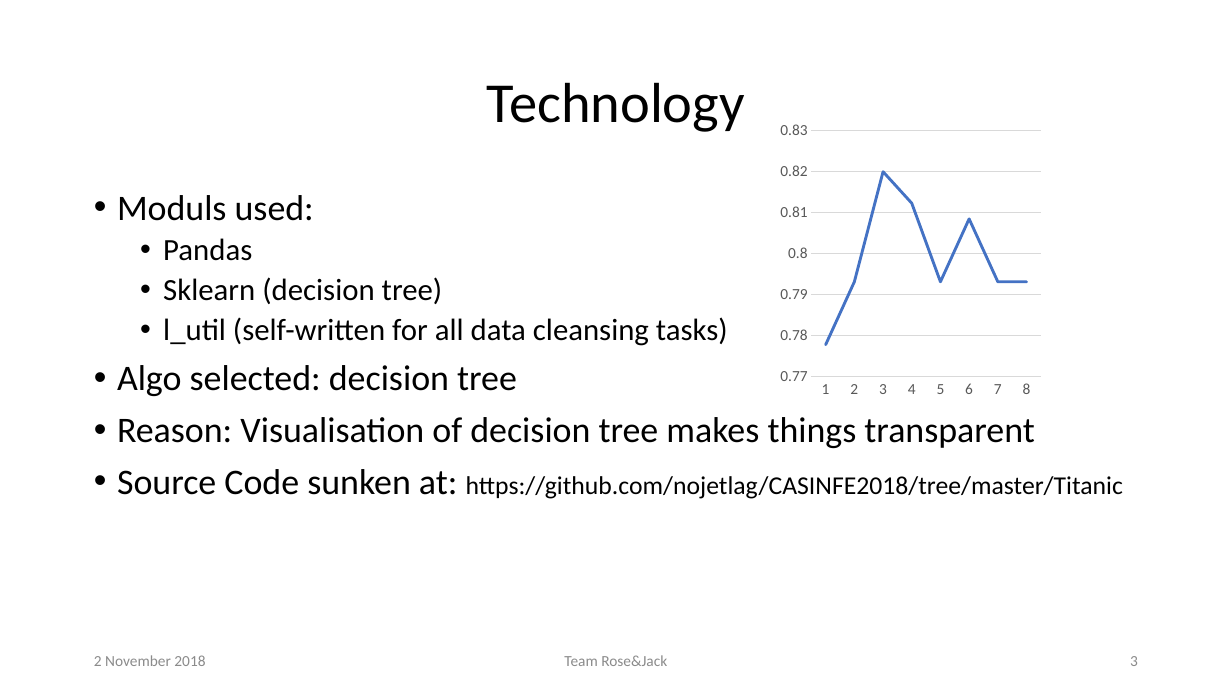
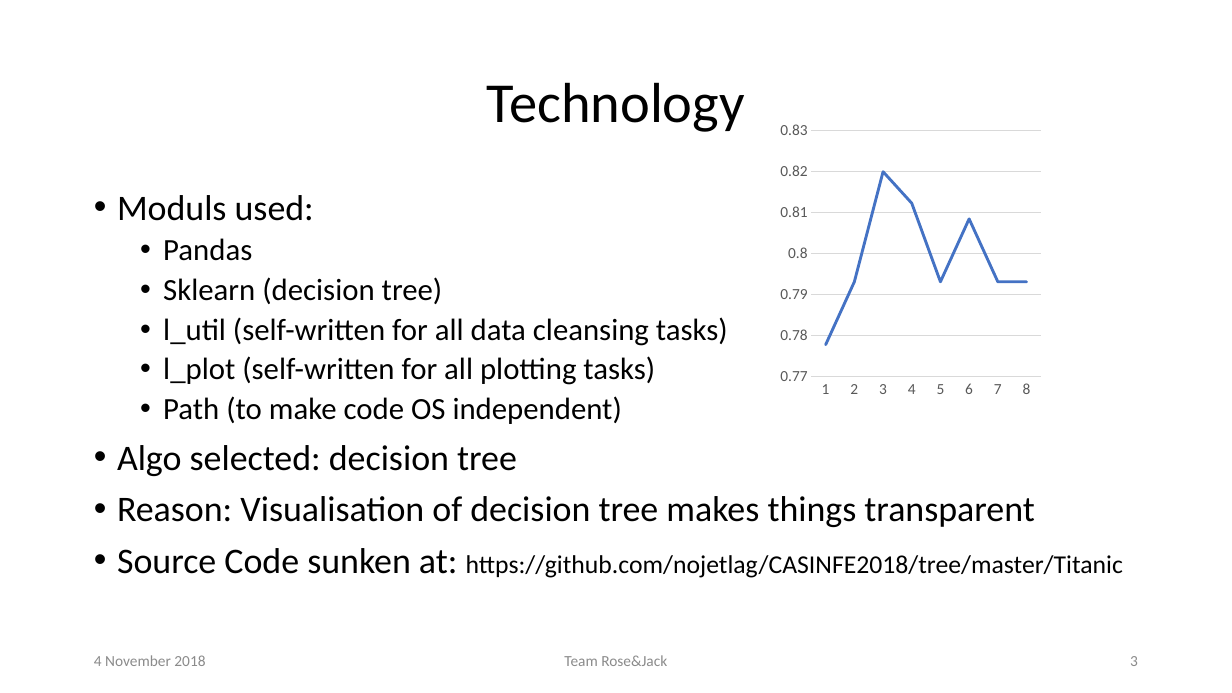
Before and after one commit to nojetlag/CASINFE2018, a slide deck: slide 3 of Titanic/presentation/CASINFE2018 Presentation Team Rose and Jack.pptx. Drawn at 1232x693 pixels with LibreOffice and Linux fonts; fonts in the diff are those of the drawing. Boxes give left, top, right and bottom in pixels: in the first picture for what was removed or moved away, otherwise in the second. Text is boxed around its words. In the diff, an @@ line names an element or a change of style, - is before the commit and + after.

```diff
--- a/Titanic/presentation/CASINFE2018 Presentation Team Rose and Jack.pptx
+++ b/Titanic/presentation/CASINFE2018 Presentation Team Rose and Jack.pptx
@@ text at [163,356,655,424]: paragraphs added @@
+  • l_plot (self-written for all plotting tasks)
+  • Path (to make code OS independent)
@@ text at [94,655,205,666]: text changed @@
-2 November 2018
+4 November 2018
```
Also in this commit, not shown: 2 other slides changed.
